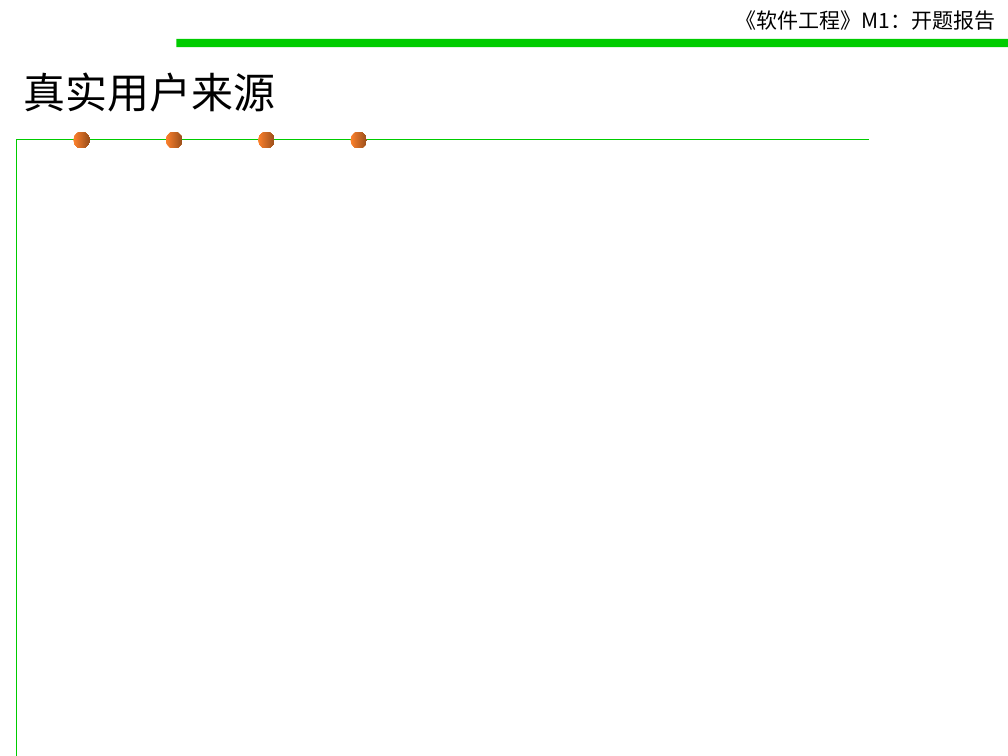
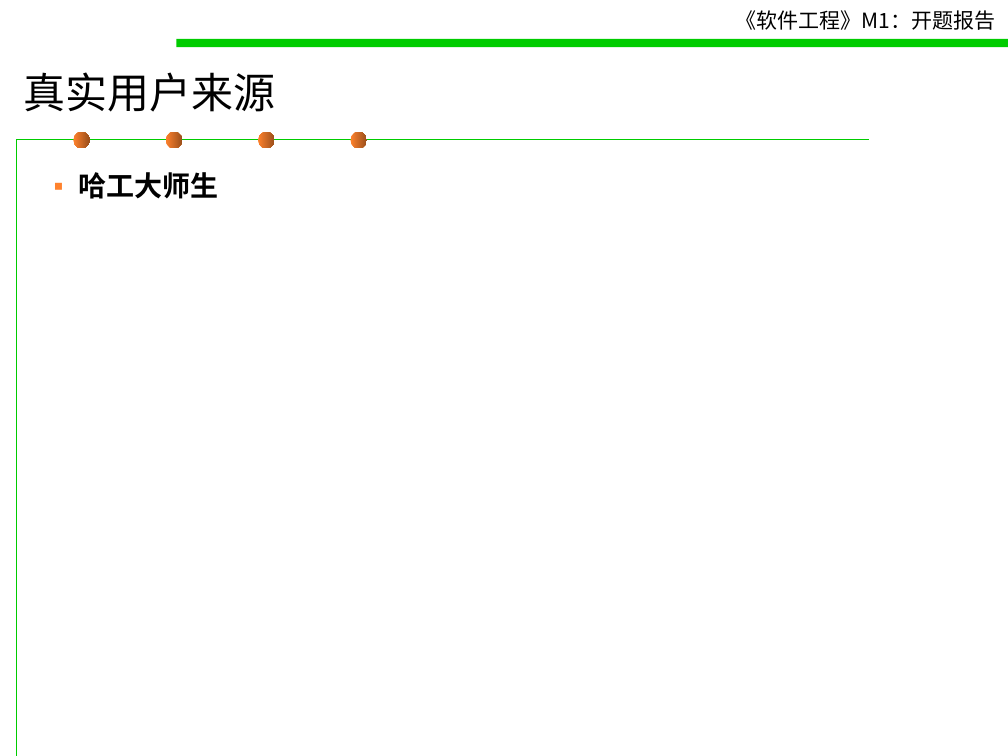
Before and after one commit to October-66/Traveler-Pal, a slide deck: slide 10 of doc/M1 - 开题报告.ppt. Drawn at 1008x756 pixels with LibreOffice and Linux fonts; fonts in the diff are those of the drawing. Boxes give left, top, right and bottom in pixels: in the first picture for what was removed or moved away, otherwise in the second. Text is boxed around its words. In the diff, an @@ line names an element or a change of style, - is before the commit and + after.

```diff
--- a/doc/M1 - 开题报告.ppt
+++ b/doc/M1 - 开题报告.ppt
@@ text added at (x1=79, y1=172, x2=219, y2=199), 20 pt, text #000000, bold @@
+▪ 哈工大师生
```
Also in this commit, not shown: 3 other slides changed, 1 slide added, 1 slide removed.
